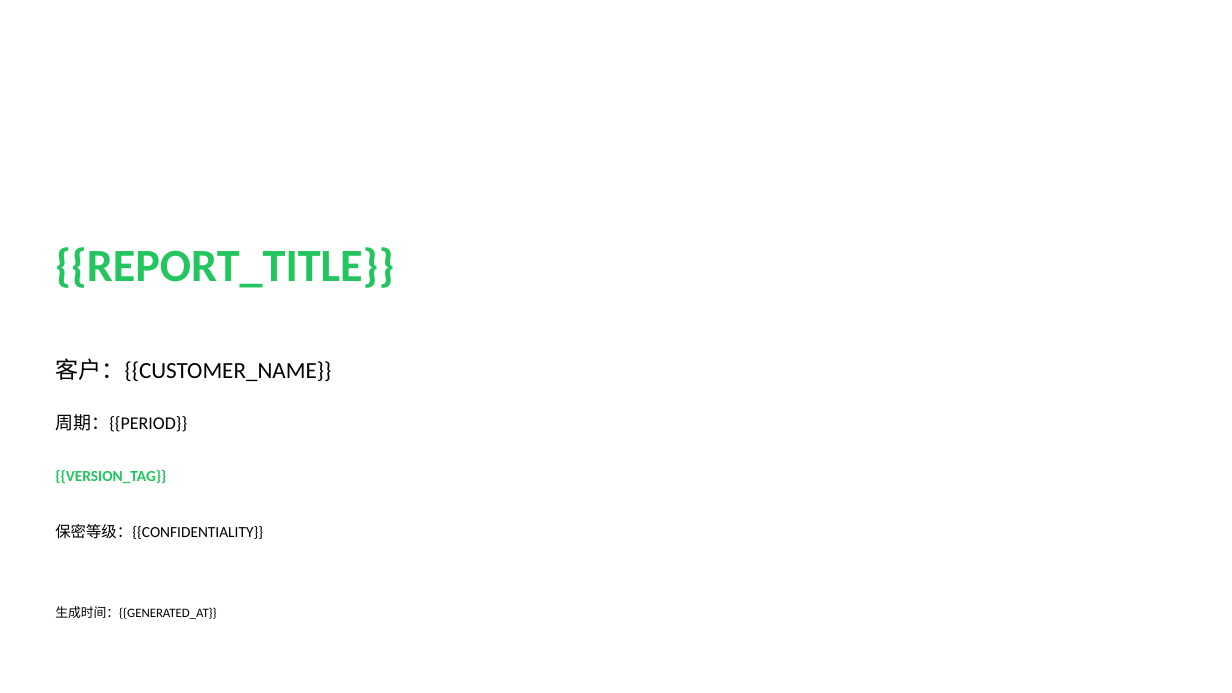
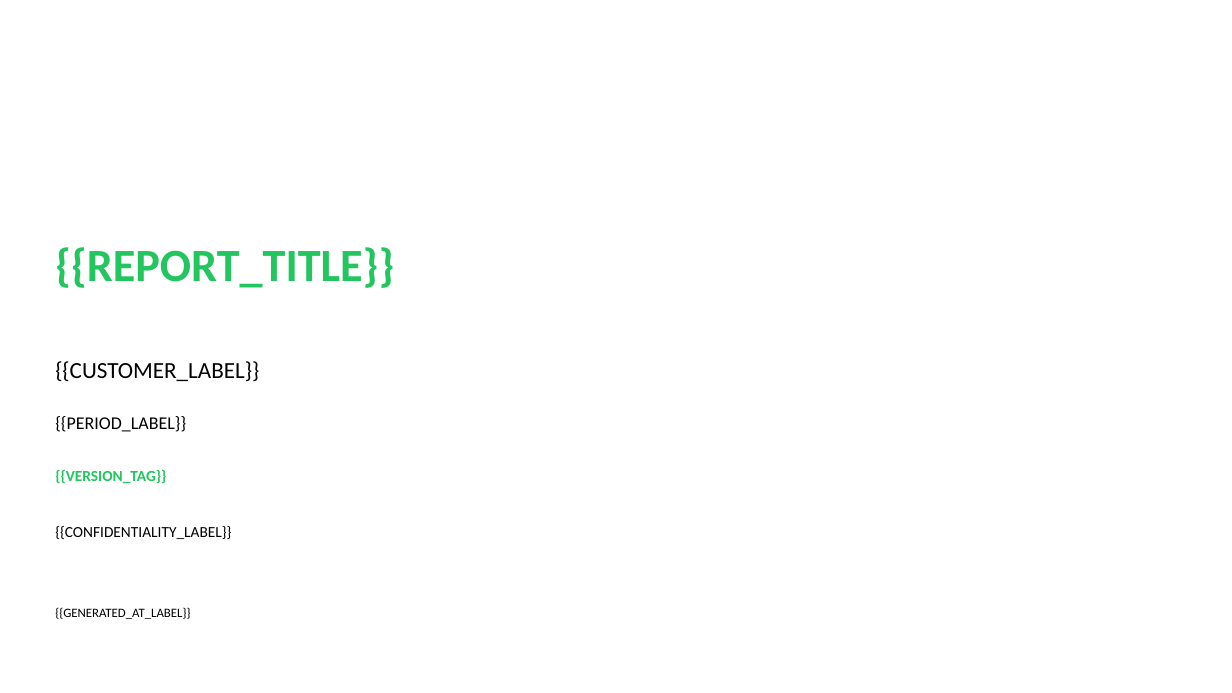
Before and after one commit to Xupai2022/report-generation, a slide deck: slide 1 of mss_ai_ppt_sample_assets/backend/data/templates/mss_technical_v2.pptx. Drawn at 1232x693 pixels with LibreOffice and Linux fonts; fonts in the diff are those of the drawing. Boxes give left, top, right and bottom in pixels: in the first picture for what was removed or moved away, otherwise in the second. Text is boxed around its words. In the diff, an @@ line names an element or a change of style, - is before the commit and + after.

```diff
--- a/mss_ai_ppt_sample_assets/backend/data/templates/mss_technical_v2.pptx
+++ b/mss_ai_ppt_sample_assets/backend/data/templates/mss_technical_v2.pptx
@@ text at <box>55,361,259,381</box>: text changed @@
-客户：{{CUSTOMER_NAME}}
+{{CUSTOMER_LABEL}}
@@ text at <box>55,416,186,432</box>: text changed @@
-周期：{{PERIOD}}
+{{PERIOD_LABEL}}
@@ text at <box>55,526,231,539</box>: text changed @@
-保密等级：{{CONFIDENTIALITY}}
+{{CONFIDENTIALITY_LABEL}}
@@ text at <box>55,607,190,619</box>: text changed @@
-生成时间：{{GENERATED_AT}}
+{{GENERATED_AT_LABEL}}
```
Also in this commit, not shown: 5 other slides changed, 4 slides added, 4 slides removed, 45 other files.
